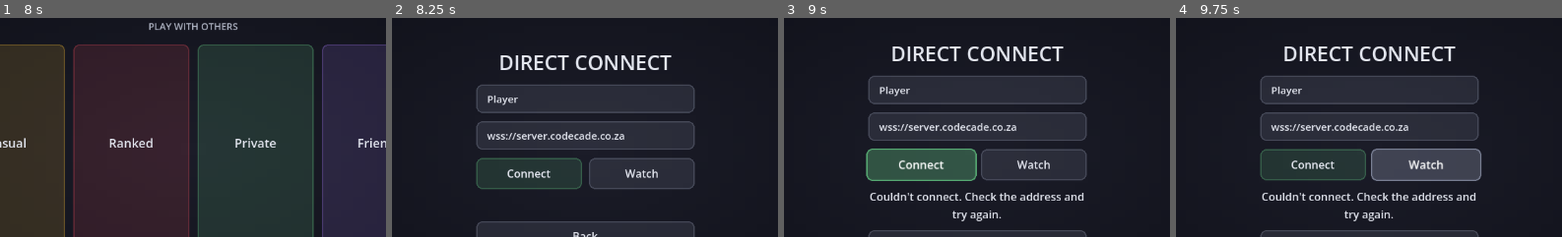
Above: before the commit, frames 1-4 (left to right).
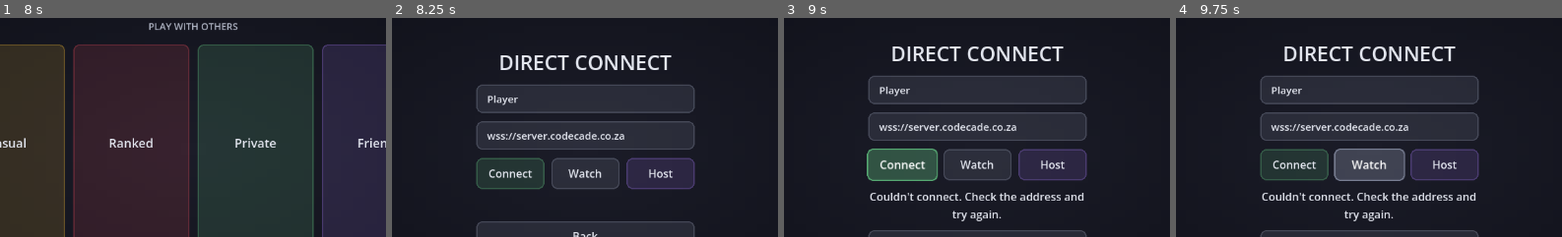
Above: after the commit, the same moments.

Repository: SumDumIdiut/tag
Game: Godot game, scene res://main/bootstrap.tscn
Two runs of this game, one before a commit and one after it. Both use one fixed random seed, a clock stepped at 60 frames per second and the inputs below.
Inputs (mouse positions are % of the whole screen's width and height, from its top left):
- Up to frame 1 (8 s): click "LOCAL" at 0.5 s; click "Back" at 1.25 s; click "Account" at 2 s; click (50, 47) at 2.77 s; type "Alex" at 2.85 s; click (50, 55) at 3 s; type "12" at 3.08 s; click "Log In" at 3.5 s; click "Create Account" at 4.25 s; click "Back" at 5 s; click "Achievements" at 5.75 s; click "Back" at 6.5 s; click "ONLINE" at 7.25 s
- Up to frame 2 (8.25 s): click "Have an address? Connect dire…" at 8 s
- Up to frame 3 (9 s): click "Connect" at 8.75 s
- Up to frame 4 (9.75 s): click "Watch" at 9.5 s
The pictures show only the part of the screen within x 25-75%, y 20-70%; the shares and areas given below are measured in that part.

Frame 1 is identical in both runs. In frame 2, 1.4% of the frame differs, in the area x 25-73%, y 63-79%; in frame 3, 2.5%; in frame 4, 4.8%, in the area x 25-80%, y 59-75%.

Commit message:
Add a real UDP direct-connect path for private matches
All multiplayer traffic currently rides WebSocketMultiplayerPeer (TCP,
chosen so it can cross the Cloudflare Tunnel without players needing
Cloudflare WARP). TCP has no true unreliable delivery -- a single lost
packet blocks every subsequent packet on that connection, "reliable" or
"unreliable_ordered" alike, until it's retransmitted. On a short/clean
link that's mostly invisible; on a long international one it's real:
confirmed multi-second stalls on a South Africa <-> Netherlands link,
vs. ~250ms on the same physical link in other (UDP-based) games.

Adds an opt-in second path using ENetMultiplayerPeer (real UDP), for
players willing to coordinate a direct connection instead of relay
-routing:

- network_manager.gd: start_server_direct()/start_client_direct(),
  mirroring start_server()/start_client() but ENet instead of
  WebSocket. Confirmed live (headless): a --direct server + a raw
  ENetMultiplayerPeer client reach CONNECTION_CONNECTED in 4 frames.
- server_main.gd: --direct flag selects the ENet server and skips
  RelayClient registration entirely (no NAT traversal or party
  auto-join to support -- the other player connects with a manually
  -shared address instead).
- local_server_spawner.gd: spawn()'s new use_direct param passes
  --direct through and loops the host's own connection back over
  start_client_direct instead of the WebSocket start_client. Existing
  callers (Quick Play, ranked auto-host, regular Private hosting) are
  unaffected -- defaults false.
- multiplayer_connect.gd: new Host button spawns a direct server the
  same way Private hosting already does, just with use_direct=true;
  Connect auto-detects a bare host:port (direct/ENet) vs. a ws://...
  URL (existing relay path) so the one address field handles both.
  Watch/spectating stays WebSocket-only for now.
- lobby_room.gd: the existing share-address panel now warns when the
  shown address is a direct/LAN one, since a player outside that LAN
  needs the host's forwarded public IP instead, not the LAN address.

Requires the host to forward a UDP port -- this is deliberately a
separate, opt-in path rather than replacing the relay-routed one,
which stays the only option that needs zero networking setup.

Diff:
--- a/game/main/lobby_room.gd
+++ b/game/main/lobby_room.gd
@@ -75,6 +75,18 @@
 	UIStyle.prefix_icon(copy_btn, "copy", UIStyle.COLOR_ONLINE)
 	copy_btn.pressed.connect(func(): DisplayServer.clipboard_set(NetworkManager.hosted_private_address))
 	row.add_child(copy_btn)
+	# Real UDP (see NetworkManager.start_server_direct) never goes through
+	# the relay/tunnel at all -- the address above is this machine's
+	# LAN-local one, which only ever reaches a player on the same network.
+	# Anyone else needs this port forwarded and the host's own public IP
+	# (not the LAN address shown) instead.
+	if NetworkManager.hosted_private_is_direct:
+		var warn := Label.new()
+		warn.text = "Direct (UDP) match -- this is your LAN address. A player outside your network needs this port forwarded and your public IP instead."
+		warn.add_theme_font_size_override("font_size", 11)
+		warn.add_theme_color_override("font_color", Color(0.85, 0.7, 0.4))
+		warn.autowrap_mode = TextServer.AUTOWRAP_WORD
+		box.add_child(warn)
 
 	var vbox: VBoxContainer = lobby_name_label.get_parent()
 	vbox.add_child(panel)
--- a/game/main/multiplayer_connect.gd
+++ b/game/main/multiplayer_connect.gd
@@ -7,6 +7,7 @@
 @onready var address_edit: LineEdit = $VBox/AddressEdit
 @onready var connect_button: Button = $VBox/ButtonRow/ConnectButton
 @onready var spectate_button: Button = $VBox/ButtonRow/SpectateButton
+@onready var host_button: Button = $VBox/ButtonRow/HostButton
 @onready var back_button: Button = $VBox/BackButton
 @onready var status_label: Label = $VBox/StatusLabel
 
@@ -21,11 +22,13 @@
 ## both end in the same connected_to_server signal, so this is the only way
 ## to tell the two apart once it fires.
 var _watching := false
+var _spawner: LocalServerSpawner
 
 func _ready() -> void:
 	UIStyle.add_background(self, "multiplayer_connect")
 	UIStyle.style_button(connect_button, UIStyle.COLOR_ONLINE)
 	UIStyle.style_button(spectate_button, UIStyle.COLOR_NEUTRAL)
+	UIStyle.style_button(host_button, UIStyle.COLOR_ACCENT)
 	UIStyle.style_back_button(back_button)
 	UIStyle.style_line_edit(username_edit)
 	UIStyle.style_line_edit(address_edit)
@@ -33,12 +36,22 @@
 	username_edit.text = GameSettings.saved_username
 	connect_button.pressed.connect(_on_connect_pressed)
 	spectate_button.pressed.connect(_on_spectate_pressed)
+	host_button.pressed.connect(_on_host_pressed)
 	back_button.pressed.connect(_on_back_pressed)
 	NetworkManager.connected_to_server.connect(_on_connected)
 	NetworkManager.connection_failed.connect(_on_connection_failed)
 	NetworkManager.disconnected_from_server.connect(_on_connection_failed)
 	NetworkManager.spectate_failed.connect(_on_spectate_failed)
 	NetworkManager.match_started.connect(_on_spectate_match_started)
+
+## A bare host:port (no ws://) is treated as a direct (real UDP/ENet)
+## address -- see NetworkManager.start_server_direct's own comment on why
+## that's a separate path from the usual relay-routed WebSocket one. A full
+## ws://.../wss://... URL always means the existing relay/tunnel path,
+## unchanged (this is what a Casual/Ranked/Private-via-relay address always
+## looks like, and what this field's own placeholder shows).
+func _is_direct_address(address: String) -> bool:
+	return not (address.begins_with("ws://") or address.begins_with("wss://"))
 
 func _on_connect_pressed() -> void:
 	var display_name := username_edit.text
@@ -49,9 +62,52 @@
 	status_label.text = "Connecting..."
 	connect_button.disabled = true
 	spectate_button.disabled = true
+	host_button.disabled = true
 	GameSettings.save_username(display_name)
 	NetworkManager.set_username(display_name)
-	NetworkManager.start_client(address, display_name)
+	if _is_direct_address(address):
+		NetworkManager.start_client_direct(address, display_name)
+	else:
+		NetworkManager.start_client(address, display_name)
+
+## Hosts a fresh dedicated server on this machine using real UDP (ENet)
+## instead of the usual WebSocket/relay path -- see
+## NetworkManager.start_server_direct's own comment for why. Requires the
+## host to have a port forwarded to reach them from outside their own LAN;
+## the resulting address is shown via lobby_room.gd's existing "share this
+## address" panel (same one Private hosting already uses for same-network
+## sharing) once connected. No relay involved at all, so this never shows
+## up for party auto-join -- share the address directly (Discord, etc.)
+## and have the other player use Connect above with it.
+func _on_host_pressed() -> void:
+	var display_name := username_edit.text
+	GameSettings.save_username(display_name)
+	status_label.text = "Starting a direct (UDP) server..."
+	connect_button.disabled = true
+	spectate_button.disabled = true
+	host_button.disabled = true
+	_spawner = LocalServerSpawner.new()
+	add_child(_spawner)
+	_spawner.connected.connect(_on_hosted.bind(display_name))
+	_spawner.failed.connect(_on_connection_failed_reason)
+	_spawner.spawn("%s's Direct Match" % display_name, display_name, PackedStringArray(), true)
+
+func _on_hosted(display_name: String) -> void:
+	if _cancelled:
+		return
+	NetworkManager.hosted_private_address = "%s:%d" % [LocalServerSpawner.get_lan_ip(), _spawner.get_port()]
+	NetworkManager.hosted_private_is_direct = true
+	status_label.text = "Hosting -- share the address shown in the lobby with the other player (needs a forwarded port for anyone off your LAN)."
+	NetworkManager.lobby_state_updated.connect(_on_in_lobby, CONNECT_ONE_SHOT)
+	NetworkManager.quick_join_lobby()
+
+func _on_connection_failed_reason(reason: String) -> void:
+	if _cancelled:
+		return
+	status_label.text = reason
+	connect_button.disabled = false
+	spectate_button.disabled = false
+	host_button.disabled = false
 
 ## Same address field, but registers as a read-only spectator instead of a
 ## player -- for watching a match at a known address directly (a LAN/
@@ -66,6 +122,7 @@
 	status_label.text = "Connecting..."
 	connect_button.disabled = true
 	spectate_button.disabled = true
+	host_button.disabled = true
 	GameSettings.save_username(display_name)
 	NetworkManager.set_username(display_name)
 	_watching = true
@@ -106,16 +163,20 @@
 	_watching = false
 	connect_button.disabled = false
 	spectate_button.disabled = false
+	host_button.disabled = false
 
 func _on_connection_failed() -> void:
 	status_label.text = "Couldn't connect. Check the address and try again."
 	connect_button.disabled = false
 	spectate_button.disabled = false
+	host_button.disabled = false
 	_watching = false
 
 func _on_back_pressed() -> void:
 	_cancelled = true
 	if NetworkManager.lobby_state_updated.is_connected(_on_in_lobby):
 		NetworkManager.lobby_state_updated.disconnect(_on_in_lobby)
+	if _spawner:
+		_spawner.kill_child()
 	NetworkManager.disconnect_from_server()
 	get_tree().change_scene_to_file("res://main/online_menu.tscn")
--- a/game/main/multiplayer_connect.tscn
+++ b/game/main/multiplayer_connect.tscn
@@ -60,6 +60,12 @@
 custom_minimum_size = Vector2(0, 46)
 text = "Watch"
 
+[node name="HostButton" type="Button" parent="VBox/ButtonRow"]
+layout_mode = 2
+size_flags_horizontal = 3
+custom_minimum_size = Vector2(0, 46)
+text = "Host"
+
 [node name="StatusLabel" type="Label" parent="VBox"]
 layout_mode = 2
 horizontal_alignment = 1
--- a/game/main/server_main.gd
+++ b/game/main/server_main.gd
@@ -31,6 +31,15 @@
 	var max_players := DEFAULT_MAX_PLAYERS
 	var relay_url := DEFAULT_RELAY_URL
 	var is_private := false
+	## Real UDP (ENetMultiplayerPeer) instead of the usual WebSocket server --
+	## see NetworkManager.start_server_direct's own comment. Never set by the
+	## normal Private/Casual/Ranked hosting paths (LocalServerSpawner.spawn's
+	## own use_direct defaults false) -- only multiplayer_connect.gd's Host
+	## button opts into this, since it requires the host to have forwarded a
+	## real port and skips relay registration entirely (no NAT traversal, no
+	## party auto-join -- the other side connects with a manually-shared
+	## address instead).
+	var is_direct := false
 	var quit_when_empty := false
 	var is_ranked := false
 	var level_id := ""
@@ -51,12 +60,14 @@
 			playlist_id = arg.substr(11)
 		elif arg == "--private":
 			is_private = true
+		elif arg == "--direct":
+			is_direct = true
 		elif arg == "--quit-when-empty":
 			quit_when_empty = true
 		elif arg == "--ranked":
 			is_ranked = true
 
-	var ok := NetworkManager.start_server(port)
+	var ok := NetworkManager.start_server_direct(port) if is_direct else NetworkManager.start_server(port)
 	if not ok:
 		push_error("Server failed to start -- exiting.")
 		get_tree().quit(1)
@@ -72,8 +83,15 @@
 	# lobby forever. Now it registers the same as any other server, just
 	# marked unlisted so it's excluded from /api/servers (see that route
 	# and RelayClient.unlisted's own comments for why that matters).
-	_relay_client = RelayClient.new(relay_url, server_name, max_players, port, is_ranked, playlist_id, is_private)
-	add_child(_relay_client)
+	#
+	# A --direct server skips this entirely: it's real UDP (ENet), which the
+	# relay/tunnel can't carry at all (see start_server_direct's own
+	# comment), and has no party auto-join to support -- the other side
+	# connects with a manually-shared address, so there's nothing for the
+	# relay to help with here.
+	if not is_direct:
+		_relay_client = RelayClient.new(relay_url, server_name, max_players, port, is_ranked, playlist_id, is_private)
+		add_child(_relay_client)
 
 	# Godot has no native "die with parent". This used to poll
 	# OS.is_process_running(parent_pid), but that call only reliably tracks
--- a/game/net/local_server_spawner.gd
+++ b/game/net/local_server_spawner.gd
@@ -24,6 +24,11 @@
 var _attempts := 0
 var _username := ""
 var _retry_timer: Timer
+## Set by spawn()'s own use_direct param -- see its comment. Only affects
+## how _try_connect() loops back to the freshly-spawned server; the spawned
+## process itself already knows to use ENet from the --direct flag in
+## extra_args.
+var _use_direct := false
 
 func _ready() -> void:
 	_retry_timer = Timer.new()
@@ -46,7 +51,13 @@
 ## "--server" straight to the same server scene the dedicated-server export
 ## uses, so this needs nothing extra bundled -- Tag.exe already contains
 ## that code.
-func spawn(server_name: String, username: String, extra_args: PackedStringArray = PackedStringArray()) -> void:
+## use_direct spawns the server with --direct (real UDP/ENet, see
+## NetworkManager.start_server_direct) and loops this client's own back-
+## connect through start_client_direct instead of the usual WebSocket
+## start_client -- only multiplayer_connect.gd's Host button sets this;
+## every other caller (Quick Play, ranked auto-host, regular Private
+## hosting) leaves it false and behaves exactly as before.
+func spawn(server_name: String, username: String, extra_args: PackedStringArray = PackedStringArray(), use_direct: bool = false) -> void:
 	var self_exe := OS.get_executable_path()
 	if not FileAccess.file_exists(self_exe):
 		failed.emit("Couldn't find this client's own executable -- can't host.")
@@ -71,6 +82,8 @@
 		"--quit-when-empty",
 	])
 	args.append_array(extra_args)
+	if use_direct:
+		args.append("--direct")
 	_child_pid = OS.create_process(self_exe, args)
 	if _child_pid == -1:
 		failed.emit("Failed to launch a local server.")
@@ -78,6 +91,7 @@
 
 	_username = username
 	_pending_port = port
+	_use_direct = use_direct
 	_attempts = 0
 	_pending = true
 	_retry_timer.start()
@@ -125,7 +139,11 @@
 		failed.emit("Server didn't come up in time.")
 		return
 	NetworkManager.set_username(_username)
-	NetworkManager.start_client("127.0.0.1:%d" % _pending_port, _username)
+	var loopback := "127.0.0.1:%d" % _pending_port
+	if _use_direct:
+		NetworkManager.start_client_direct(loopback, _username)
+	else:
+		NetworkManager.start_client(loopback, _username)
 
 func _on_connect_attempt_failed() -> void:
 	if not _pending:
--- a/game/net/network_manager.gd
+++ b/game/net/network_manager.gd
@@ -70,6 +70,13 @@
 ## hosting a private match (the normal case). Purely client-local display
 ## state, read by lobby_room.gd; never synced to any peer.
 var hosted_private_address := ""
+## Set alongside hosted_private_address whenever it came from
+## multiplayer_connect.gd's Host button (real UDP/ENet, see
+## start_server_direct) rather than the usual Private-button relay-routed
+## hosting -- lobby_room.gd's share-address panel reads this to warn that
+## the shown address is this machine's LAN-local one, and a player outside
+## that LAN needs the host's forwarded public address instead.
+var hosted_private_is_direct := false
 
 # ---- Server-side state only ----
 var _lobbies := {}       # lobby_id -> {id, name, host_peer, max_players, members: {peer_id: {username, ready}}, in_match, ranked}
@@ -234,6 +241,54 @@
 		return trimmed
 	return "ws://%s" % trimmed
 
+## Real UDP (ENetMultiplayerPeer), not WebSocket -- for two players who've
+## deliberately agreed to connect directly (see multiplayer_connect.gd's
+## Host/Connect pair) rather than going through the relay. WebSocket rides
+## on TCP, which has no true "unreliable" delivery: a single lost packet
+## blocks EVERY subsequent packet on that connection (including unrelated
+## ones) until it's retransmitted -- head-of-line blocking. That's mostly
+## invisible on a short/clean link, but on a long international one
+## (confirmed live: South Africa <-> Netherlands, multi-second stalls vs.
+## the ~250ms other UDP-based games manage on the same physical link) it's
+## the actual cause of the stalls, not raw propagation delay. ENet is real
+## UDP -- a lost "unreliable" packet is just gone, never blocking anything
+## behind it. The tradeoff (see start_server's own comment on why WebSocket
+## was chosen in the first place) is this can't cross the Cloudflare Tunnel
+## at all -- it needs a real port forwarded to the host, which is why this
+## is a separate, deliberately-opt-in path rather than replacing
+## start_server/start_client outright.
+func start_server_direct(port: int = DEFAULT_PORT) -> bool:
+	var peer := ENetMultiplayerPeer.new()
+	var err := peer.create_server(port)
+	if err != OK:
+		push_error("NetworkManager: failed to start direct (UDP) server on port %d (%s)" % [port, err])
+		return false
+	multiplayer.multiplayer_peer = peer
+	is_server = true
+	my_peer_id = 1
+	print("NetworkManager: direct (UDP) server listening on port %d" % port)
+	return true
+
+## `address` is a bare host:port -- no ws://, this never goes through the
+## relay/tunnel at all. See start_server_direct's own comment.
+func start_client_direct(address: String, display_name: String) -> void:
+	username = display_name
+	is_server = false
+	_pending_as_spectator = false
+	var host := address
+	var port := DEFAULT_PORT
+	var colon := address.rfind(":")
+	if colon != -1:
+		host = address.substr(0, colon)
+		port = int(address.substr(colon + 1))
+	var peer := ENetMultiplayerPeer.new()
+	var err := peer.create_client(host, port)
+	if err != OK:
+		push_error("NetworkManager: failed to create direct (UDP) client peer (%s)" % err)
+		connection_failed.emit()
+		return
+	multiplayer.multiplayer_peer = peer
+
 func disconnect_from_server() -> void:
 	if multiplayer.multiplayer_peer:
 		multiplayer.multiplayer_peer.close()
@@ -242,6 +297,7 @@
 	my_peer_id = -1
 	current_lobby = {}
 	hosted_private_address = ""
+	hosted_private_is_direct = false
 
 func _on_connected_to_server() -> void:
 	my_peer_id = multiplayer.get_unique_id()
